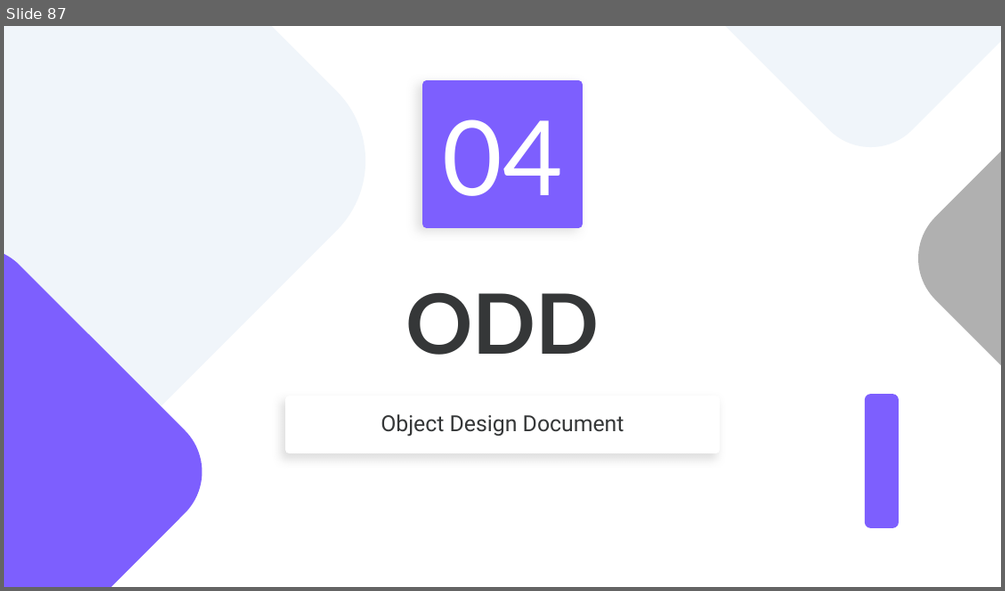
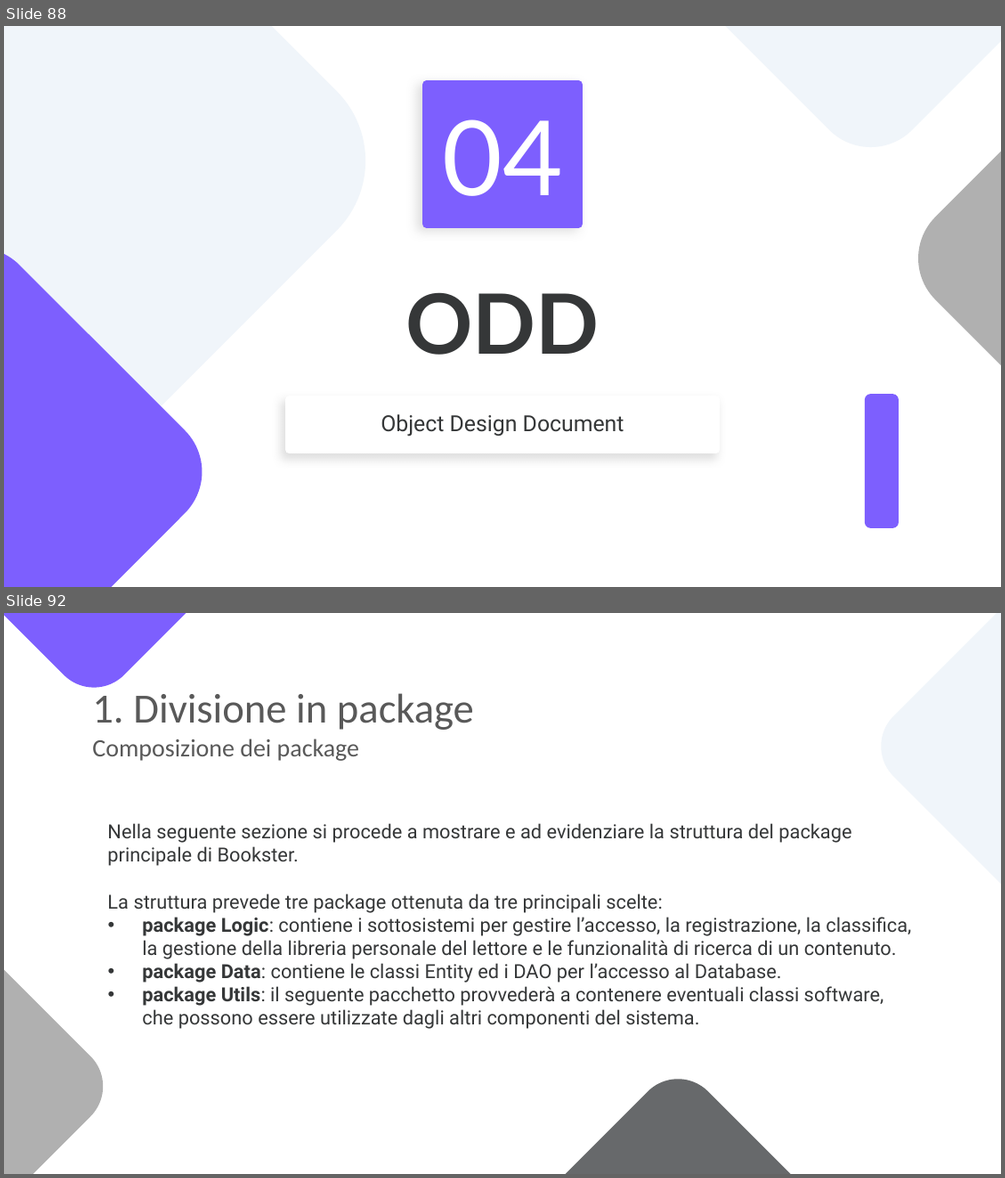
Before and after one commit to notjuary/Bookster_Classe03, a slide deck: DOC/Presentazione.pptx. Shown one above the other, each under a label of ours: slide 87 before the commit, slides 88 and 92 after it; the slides between them are not shown. The pictures are 1005x591 and 1005x1178 pixels, drawn with LibreOffice and Linux fonts; fonts in the diff are those of the drawing. Boxes give left, top, right and bottom in pixels: in the first picture for what was removed or moved away, otherwise in the second. Text is boxed around its words. In the diff, an @@ line names an element or a change of style, - is before the commit and + after.

```diff
--- a/DOC/Presentazione.pptx
+++ b/DOC/Presentazione.pptx
@@ slide 92 added at (x1=4, y1=613, x2=1001, y2=1174), background #FFFFFF @@
@@ group added at (x1=4, y1=613, x2=1001, y2=1174): 4 rounded rectangles @@
@@ title added at (x1=92, y1=693, x2=474, y2=761), 18 pt, text #595959 @@
+1. Divisione in package
+Composizione dei package
@@ subtitle added at (x1=107, y1=823, x2=911, y2=1029), 14 pt, text #353738 @@
+Nella seguente sezione si procede a mostrare e ad evidenziare la struttura del package principale di Bookster.
+La struttura prevede tre package ottenuta da tre principali scelte:
+• package Logic: contiene i sottosistemi per gestire l’accesso, la registrazione, la classifica, la gestione della libreria personale del lettore e le funzionalità di ricerca di un contenuto.
+• package Data: contiene le classi Entity ed i DAO per l’accesso al Database.
+• package Utils: il seguente pacchetto provvederà a contenere eventuali classi software, che possono essere utilizzate dagli altri componenti del sistema.
@@ what was slide 87 is now slide 88 @@
```
Also in this commit, not shown: 1 slide changed, 28 other slides added.
